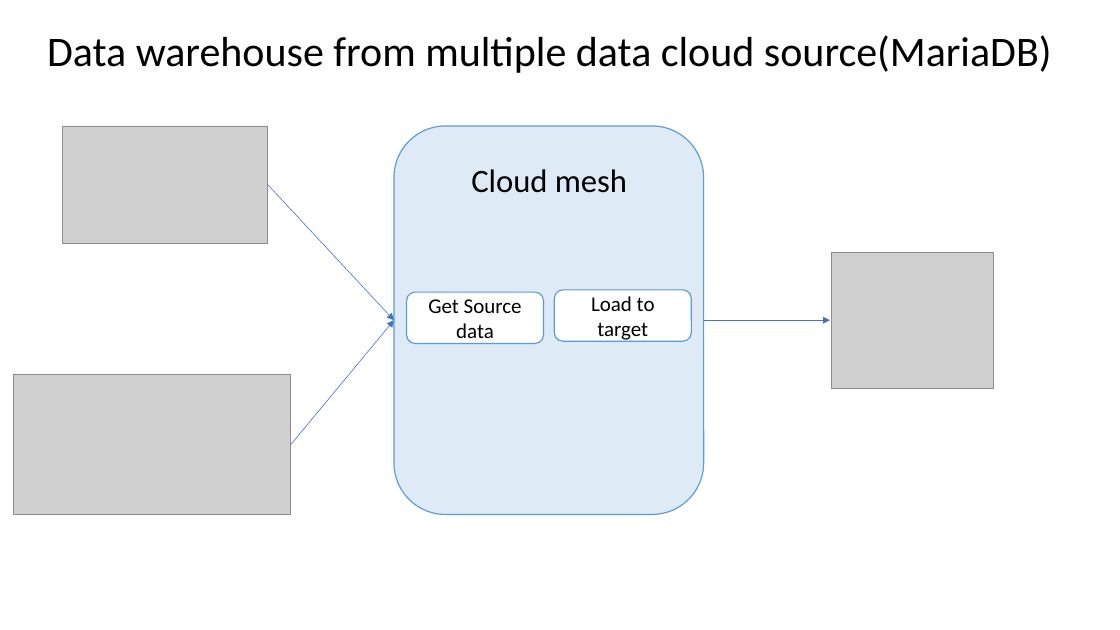
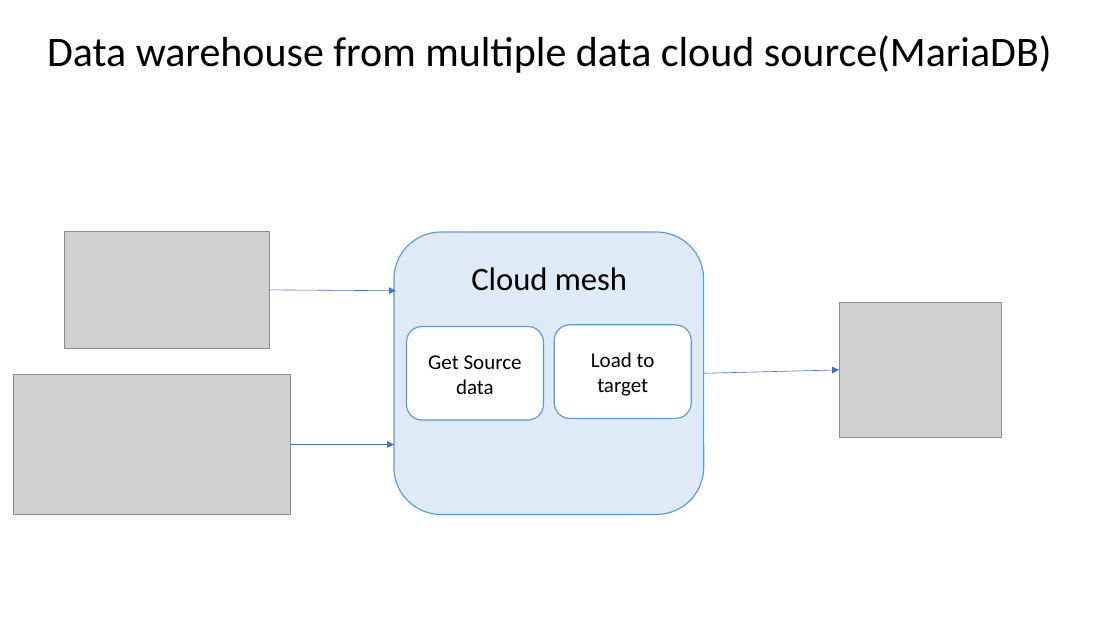
Before and after one commit to cloudmesh-community/fa19-516-168, a slide deck: slide 2 of project/DW_MultipleCloud.pptx. Drawn at 1120x630 pixels with LibreOffice and Linux fonts; fonts in the diff are those of the drawing; grey boxes stand for pictures. Boxes give left, top, right and bottom in pixels: in the first picture for what was removed or moved away, otherwise in the second. Text is boxed around its words. In the diff, an @@ line names an element or a change of style, - is before the commit and + after.

```diff
--- a/project/DW_MultipleCloud.pptx
+++ b/project/DW_MultipleCloud.pptx
@@ picture moved from (x1=62, y1=126, x2=267, y2=244) to (x1=64, y1=231, x2=269, y2=349) @@
@@ rounded rectangle resized from (x1=394, y1=126, x2=704, y2=515) to (x1=394, y1=232, x2=704, y2=514) @@
@@ text "Cloud mesh" moved from (x1=471, y1=169, x2=627, y2=193) to (x1=471, y1=267, x2=627, y2=291) @@
@@ arrow moved from (268, 185) - (394, 320) to (270, 290) - (396, 291) @@
@@ rounded rectangle "Get Source data" resized from (x1=407, y1=292, x2=544, y2=344) to (x1=407, y1=327, x2=544, y2=420) @@
@@ rounded rectangle "Load to target" resized from (x1=555, y1=290, x2=691, y2=341) to (x1=555, y1=325, x2=691, y2=418) @@
@@ picture moved from (x1=832, y1=253, x2=994, y2=389) to (x1=839, y1=302, x2=1002, y2=439) @@
@@ arrow moved from (704, 320) - (830, 320) to (704, 373) - (839, 370) @@
@@ arrow moved from (291, 444) - (394, 320) to (291, 444) - (394, 444) @@
```
Also in this commit, not shown: 1 other file.
